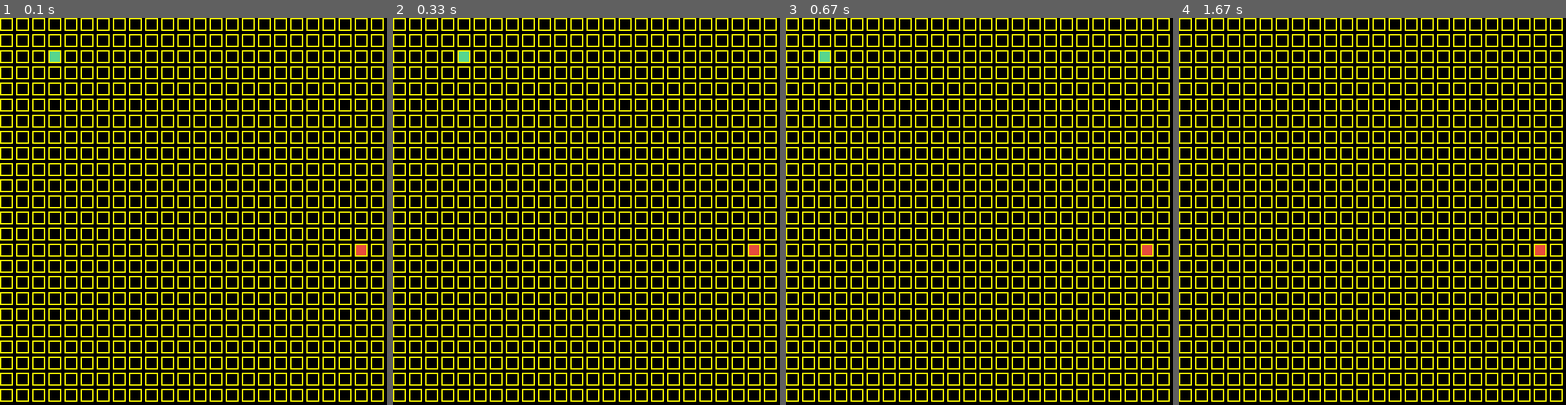
Above: before the commit, frames 1-4 (left to right).
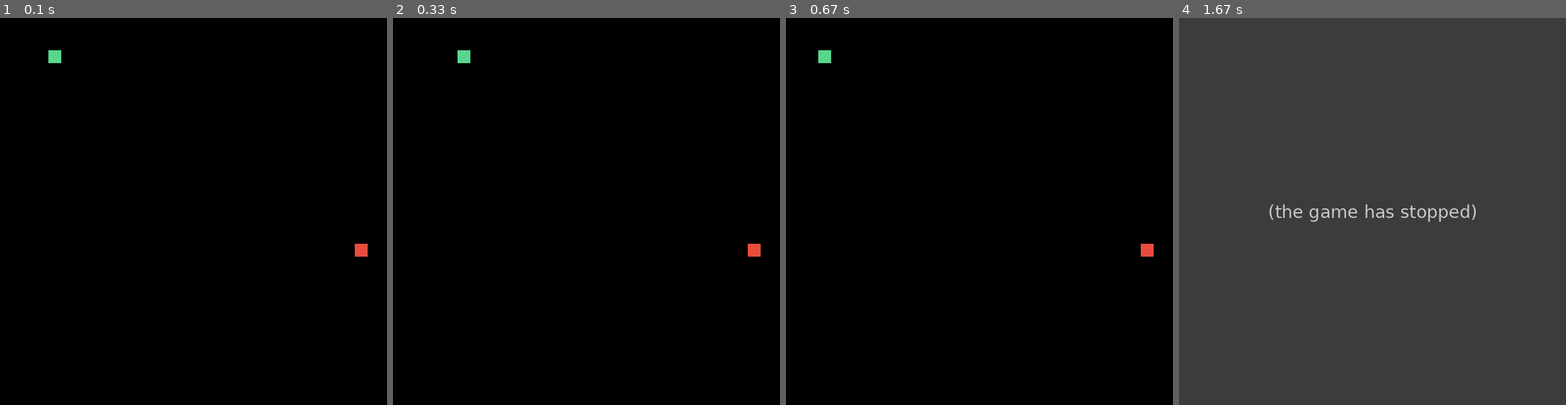
Above: after the commit, the same moments.

Repository: Titan1190/verbose_journey
Game: pygame game, started from game_of_snake/main.py
Two runs of this game, one before a commit and one after it. Both use one fixed random seed, a clock stepped at 60 frames per second and the inputs below.
Inputs:
- Up to frame 1 (0.1 s): no input
- Up to frame 2 (0.33 s): no input
- Up to frame 3 (0.67 s): hold A from 0.33 s (still down)
- Up to frame 4 (1.67 s): release A at 0.87 s; hold S 0.9-1.28 s

The runs differ from the first frame. In frame 1, 23% of the frame differs, in the area x 0-100%, y 0-100%; in frame 2, 23%; in frame 3, 23%; in frame 4, 100%.
After the commit the program exited at 1 s; later frames show no game.

Commit message:
Finished Project

Diff:
--- a/game_of_snake/main.py
+++ b/game_of_snake/main.py
@@ -11,15 +11,14 @@
 INITIAL_X = 50
 INITIAL_Y = 50
 
-
-def create_grid():
+'''def create_grid():
     blockSize = 20
     for i in range(0, 24):
         for j in range(0, 24):
             rect = pg.Rect(i*VEL, j*VEL,
             blockSize, blockSize)
             pg.draw.rect(WIN, (255,255,0), rect, 2)
-
+'''
 # Include initialization function for head
 
 class Head:
@@ -29,12 +28,13 @@
         self.SIZE = SIZE
         self.direction = "right"
         self.surface = pg.Rect(x, y, self.SIZE, self.SIZE)
-        self.dir_list = Direction_List()
+        self.x_pos = []
+        self.y_pos = []
         self.color = (88, 214, 141)
         self.last = 0
         self.cooldown = 150
 
-    def move(self):
+    def move(self,score):
         if self.direction == "up":
             self.surface = self.surface.move(0, -self.VEL)
 
@@ -47,10 +47,14 @@
         if self.direction == "left":
             self.surface = self.surface.move(-self.VEL, 0)
 
-        self.dir_list.turn_length += 1
-        #print("turn length: {}".format(self.dir_list.turn_length))
+        self.x_pos.append(self.surface.x)
+        self.y_pos.append(self.surface.y)
 
-    def change_direction(self, event, turns, snake):
+        if len(self.x_pos) > score + 2:
+            self.x_pos.pop(0)
+            self.y_pos.pop(0)
+
+    def change_direction(self, event, snake):
         if event.type == pg.KEYDOWN:
             if event.key == pg.K_w:
                 self.direction = "up"
@@ -61,83 +65,38 @@
             if event.key == pg.K_a:
                 self.direction = "left"
 
-            self.dir_list.length_list.append(self.dir_list.turn_length)
-            self.dir_list.turn_length = 0
-            self.dir_list.direction_list.append(self.direction)
-
-            self.dir_list.x_pos.append(self.surface.x)
-            self.dir_list.y_pos.append(self.surface.y)
-
-            for body in snake[1:]:
-                body.dir_list.append(self.direction)
-
     def draw(self, WIN):
         pg.draw.rect(WIN, self.color, self.surface, 0)
 
     # For collision of snake so that program knows to end game
 
     def collide_snake(self, WIN, snake):
-
         for element in snake[1:]:
             c_point = self.surface.colliderect(element.surface)
 
             if c_point:
                 return True
 
-            return False
-
-class Direction_List:
-
-    def __init__(self):
-        self.direction_list = []
-        self.x_pos = []
-        self.y_pos = []
-        self.length_list = []
-        self.turn_length = 0
+        return False
 
     # Delayed reaction due to processing overlay
 
 class Tail:
 
-    def __init__(self, direction, x, y, score):
+    def __init__(self, x, y, score):
         self.VEL = 25
         self.SIZE = SIZE
-        self.direction = direction
         self.surface = pg.Rect(x, y, self.SIZE, self.SIZE)
         self.color = (130, 224, 170)
-        self.score = score
-        self.current = 0
-        self.dir_list = []
+        self.score_index = score
 
     def draw(self, WIN):
         pg.draw.rect(WIN, self.color, self.surface, 0)
 
-    def move(self):
-        if self.direction == "up":
-            self.surface = self.surface.move(0, -self.VEL)
-
-        if self.direction == "down":
-            self.surface = self.surface.move(0, self.VEL)
-
-        if self.direction == "right":
-            self.surface = self.surface.move(self.VEL, 0)
-
-        if self.direction == "left":
-            self.surface = self.surface.move(-self.VEL, 0)
-
-        if len(self.dir_list) != 0:
-            self.current += 1
-
-
+    def move(self, snake):
+        head = snake[0]
+        self.surface = pg.Rect(head.x_pos[self.score_index], head.y_pos[self.score_index], self.SIZE, self.SIZE)
 # Need to refrence index of element not yet created however not everytime
-
-    def follow_path(self):
-        if len(self.dir_list) != 0:
-            if self.current == self.score:
-                self.direction = self.dir_list[0]
-                self.dir_list.pop(0)
-                self.current = 0
-
 class Apple:
 
     def __init__(self, snake):
@@ -162,57 +121,24 @@
     def draw(self, WIN):
         pg.draw.rect(WIN, self.color, self.surface, 0)
 
-def draw_window(win, snake, apple, turns):
+def draw_window(win, snake, apple):
     win.fill((0,0,0))
     for body in snake:
         body.draw(win)
     apple.draw(win)
-    create_grid()
+    #create_grid()
     pg.display.update()
 
 def add_tail(snake, score):
     head = snake[0]
-    tail_score = score
-    score = score + 1 # Add Head
-    length_list = head.dir_list.length_list[:]
-    length_list.append(head.dir_list.turn_length) # Add distance currently traveled
+    snake.append(Tail(head.x_pos[score], head.y_pos[score], score))
 
-    list_index = len(length_list) - 1 #reverse index
+def leave_screen(body):
+    if body.surface.x < 0 or body.surface.x > WIN_WIDTH or body.surface.y < 0 or body.surface.y > WIN_HEIGHT:
+        return True
 
-    while(list_index >= 0):
-        score -= length_list[list_index]
-        if score <= 0:
-            score = abs(score)
-            if list_index == 0:
-                dir = 'right'
-            else:
-                dir = head.dir_list.direction_list[list_index - 1]
+    return False
 
-            if dir == "up":
-                x_pos = head.dir_list.x_pos[list_index - 1]
-                y_pos = head.dir_list.y_pos[list_index - 1] - VEL * score
-
-            if dir == "down":
-                x_pos = head.dir_list.x_pos[list_index - 1]
-                y_pos = head.dir_list.y_pos[list_index - 1] + VEL * score
-
-            if dir == "left":
-                x_pos = head.dir_list.x_pos[list_index - 1] - VEL * score
-                y_pos = head.dir_list.y_pos[list_index - 1]
-
-            if dir == "right":
-
-                if list_index == 0:
-                    x_pos = INITIAL_X + VEL * score
-                    y_pos = head.dir_list.y_pos[list_index - 1]
-                else:
-                    x_pos = head.dir_list.x_pos[list_index - 1] + VEL * score
-                    y_pos = head.dir_list.y_pos[list_index - 1]
-
-            snake.append(Tail(dir, x_pos, y_pos, tail_score))
-            break
-
-        list_index -= 1
 
 def main():
     run = True
@@ -221,7 +147,6 @@
     snake = [head]
     apples = []
     apples.append(Apple(snake))
-    turns = []
     score = 0
     now = 0
     last = 0
@@ -229,16 +154,11 @@
     while run:
         now = pg.time.get_ticks()
         for body in snake:
-            body.move()
-
             if isinstance(body, Tail):
-                body.follow_path()
-                print(' ,'.join(body.dir_list))
-                #print(body)
-                print("Score: {}, Current: {}".format(body.score, body.current))
-
+                body.move(snake)
 
             if isinstance(body, Head):
+                body.move(score)
                 if body.collide_snake(WIN, snake):
                     run = False
                     pg.quit()
@@ -250,22 +170,20 @@
                     apples.append(Apple(snake))
                     add_tail(snake, score)
 
+        if leave_screen(body):
+            run = False
+            pg.quit()
+            sys.exit()
 
-        draw_window(WIN, snake, apples[0], turns)
+        draw_window(WIN, snake, apples[0])
         clock.tick(6)
 
         for event in pg.event.get():
             if now - last >= head.cooldown:
                 last = now
-                head.change_direction(event, turns, snake)
+                head.change_direction(event, snake)
             if event.type == pg.QUIT:
                 run = False
-                '''print("Direction List: {}".format(head.dir_list.direction_list))
-                print("X_Pos: {}".format(head.dir_list.x_pos))
-                print("Y_Pos: {}".format(head.dir_list.y_pos))
-                print("Current Length List: {}".format(head.dir_list.length_list))
-                print("Current Length: {}".format(head.dir_list.turn_length))
-                '''
                 pg.quit()
                 sys.exit()
 
